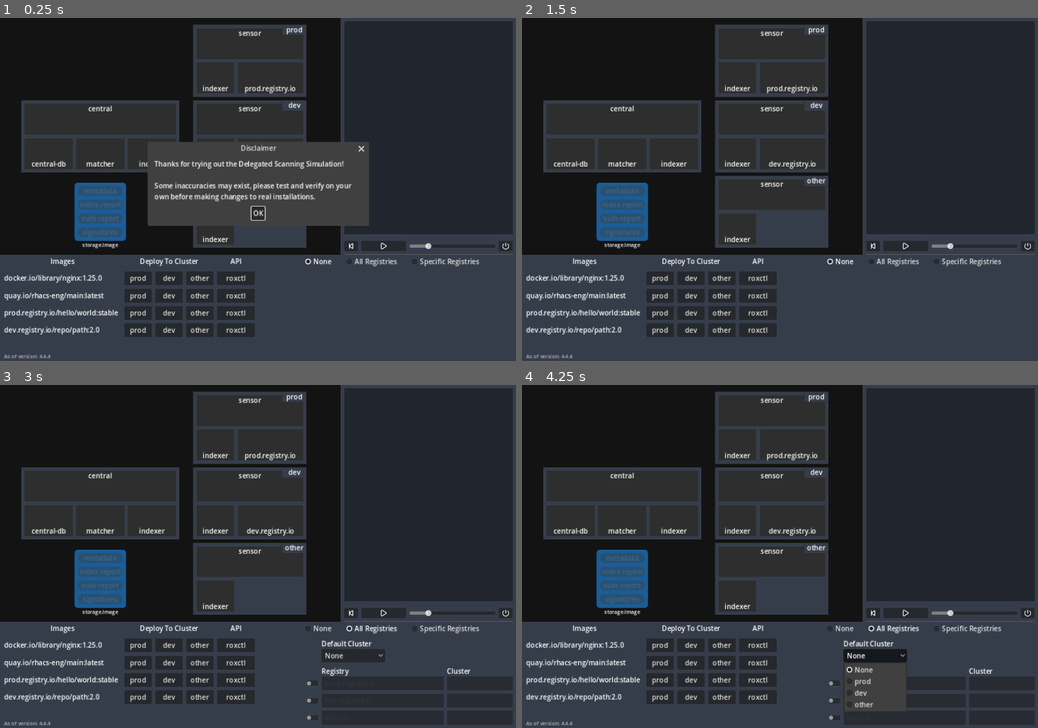
Above: before the commit, frames 1-4 (two rows, left to right).
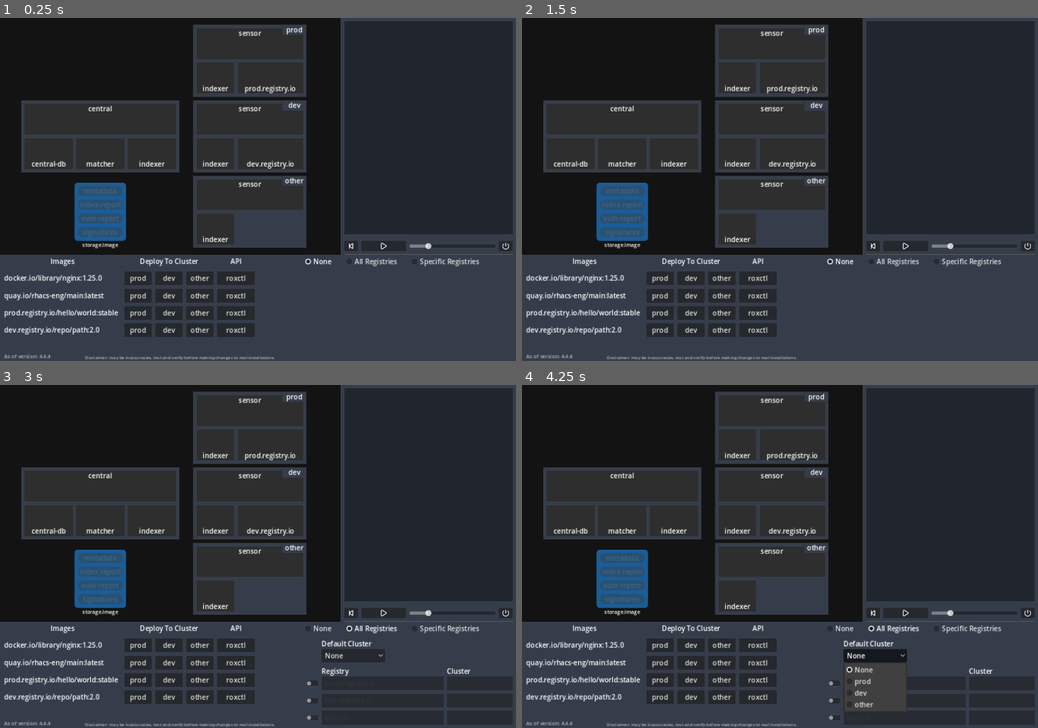
Above: after the commit, the same moments.

Repository: dcaravel/delegated-scanning-sim
Game: Godot game, scene res://arch.tscn
The game is run twice, just before and just after one commit, with the same random seed, the same clock (stepped at 60 frames per second) and the same inputs.
Inputs (mouse positions are in pixels of both pictures, inside the frame that each line leads up to):
- Up to frame 1 (0.25 s): no input
- Up to frame 2 (1.5 s): click (872, 244) at 0.5 s; click (780, 213) at 1.25 s, where only the run before the commit has a clickable "OK"
- Up to frame 3 (3 s): click "None" at 2 s; click "All Registries" at 2.75 s
- Up to frame 4 (4.25 s): click "None" at 3.5 s

The runs differ from the first frame. In frame 1, 5.9% of the frame differs, in the area x 16-72%, y 36-100%; in frame 2, 0.2%; in frame 3, 0.2%; in frame 4, 0.2%.
Error before the commit: Attempt to call function 'get_as_text' in base 'null instance' on a null instance. (res://arch.gd:823)
Error after the commit: Invalid access of index '-1' on a base object of type: 'Array[PathSegment]'. (res://arch.gd:273)

Commit message:
fix mem leak

Diff:
--- a/arch.gd
+++ b/arch.gd
@@ -73,9 +73,6 @@
 var last_log_letter:int = initial_log_letter
 
 func _ready():
-	if !_is_dialog_accepted():
-		$AcceptDialog.popup()
-
 	animationPlayers = [
 		null,
 		$ProdCluster/Registry/AnimationPlayer,
@@ -95,10 +92,12 @@
 		c.visible = true
 
 	c1Paths = $Paths/cPaths.duplicate()
+	c1Paths.name = "c1Paths"
 	c1Paths.position += $DevCluster.position - $ProdCluster.position
 	$Paths.add_child(c1Paths)
 
 	c2Paths = $Paths/cPaths.duplicate()
+	c2Paths.name = "c2Paths"
 	c2Paths.position += $OtherCluster.position - $ProdCluster.position
 	$Paths.add_child(c2Paths)
 
@@ -120,6 +119,7 @@
 
 func _rdot() -> Node:
 	var dot = Sprite2D.new()
+	dot.name = "_rdot"
 	dot.scale = Vector2(0.3, 0.3)
 	dot.modulate = Color(255, 0, 0, 1.0)
 	dot.texture = preload("res://assets/white-circle.png")
@@ -131,6 +131,7 @@
 
 func _pill(idx:int):
 	var pill:Node2D = Node2D.new()
+	pill.name = "pill" + str(idx)
 	var c = pill_scenes[idx].instantiate()
 	pill.add_child(c)
 	c.active=true
@@ -141,6 +142,7 @@
 
 func _docker_icon() -> Sprite2D:
 	var end_icon = Sprite2D.new()
+	end_icon.name = "_docker_icon"
 	end_icon.scale = Vector2(0.2, 0.2)
 	end_icon.position = Vector2(0, -5)
 	end_icon.texture = preload("res://assets/docker-mark-blue.png")
@@ -149,6 +151,7 @@
 
 func _dot() -> Node:
 	var dot = Sprite2D.new()
+	dot.name = "_dot"
 	dot.scale = Vector2(0.3, 0.3)
 	dot.modulate = Color(line_color.r, line_color.g, line_color.b, 1.0)
 	dot.texture = preload("res://assets/white-circle.png")
@@ -157,6 +160,7 @@
 
 func _image_status() -> ImageStatusMini:
 	var dupe = image_status_mini.instantiate()
+	dupe.name = "_image_status"
 	dupe.have_metadata = have_metadata
 	dupe.have_index_report = have_index_report
 	dupe.have_vuln_report = have_vuln_report
@@ -246,7 +250,7 @@
 		a.stop()
 
 	if !soft:
-		print_orphan_nodes()
+		print_tree_pretty()
 		all_path_segments = []
 		active_path = []
 		$BigCloud.visible = false
@@ -370,6 +374,7 @@
 	func c(p_name:String) -> PathSegment:
 		var n = base.get_node(p_name)
 		var ps = PathSegment.new(parent, n)
+		# ps.name = "PathSegment"
 		ps.wicon(dwicon)
 		ps.eicon(deicon)
 		ps.sicon(dsicon)
@@ -440,7 +445,7 @@
 	var scCentralDelegateError = SegCreator.new(self, $"Paths/central-delegate-error").wicon(_dot)
 	var scCentralToCluster = SegCreator.new(self, $"Paths/central-roxctl-to-cluster").wicon(_dot).trail(false)
 
-
+	print_orphan_nodes()
 	var path:Array[PathSegment] = []
 
 	var pathCentralMatch = [
@@ -455,23 +460,23 @@
 	var pathCentralScan = [
 		scCentralScan.c("a1").sicon(_dot),
 		scCentralScan.c("a2").eicon(_pillC(MD)).micon(_midIconCBC("Get metadata from registry"), 40),
-		scCentralScan.c("a2").reverse().eicon(_pillC(MD)).wicon(_pillC(MD)).onevent(_metadataCB),
+		scCentralScan.c("a2").reverse().eicon(_pillC(MD)).wicon(_pillC(MD)).onevent(_metadataCB).trail(false),
 		scCentralScan.c("a3"),
 		scCentralScan.c("a4").micon(_midIconCBC("Get index report from indexer"), 40),
 		scCentralScan.c("a5").eicon(_docker_icon).micon(_midIconCBC("Get layers from registry"), 40),
-		scCentralScan.c("a5").reverse().wicon(_docker_icon).eicon(_pillC(IR)),
-		scCentralScan.c("a4").reverse().wicon(_pillC(IR)).eicon(_pillC(IR)).onevent(_indexReportCB),
+		scCentralScan.c("a5").reverse().wicon(_docker_icon).eicon(_pillC(IR)).trail(false),
+		scCentralScan.c("a4").reverse().wicon(_pillC(IR)).eicon(_pillC(IR)).onevent(_indexReportCB).trail(false),
 		scCentralScan.c("a6"),
 		scCentralScan.c("a7").micon(_midIconCBC("Get vuln report from matcher"), 30),
 		scCentralScan.c("a7_1").micon(_midIconCBC("Get index report from indexer"), 30),
-		scCentralScan.c("a7_1").reverse().sicon(_pillC(IR)).wicon(_pillC(IR)),
-		scCentralScan.c("a7").reverse().sicon(_pillC(VR)).wicon(_pillC(VR)).eicon(_pillC(VR)).onevent(_vulnReportCB),
+		scCentralScan.c("a7_1").reverse().sicon(_pillC(IR)).wicon(_pillC(IR)).trail(false),
+		scCentralScan.c("a7").reverse().sicon(_pillC(VR)).wicon(_pillC(VR)).eicon(_pillC(VR)).onevent(_vulnReportCB).trail(false),
 		scCentralScan.c("a8"),
 		scCentralScan.c("a9").micon(_midIconCBC("Get image signature from registry"), 30),
-		scCentralScan.c("a9").reverse().sicon(_pillC(SIG)).wicon(_pillC(SIG)).eicon(_pillC(SIG)).onevent(_signatureCB),
+		scCentralScan.c("a9").reverse().sicon(_pillC(SIG)).wicon(_pillC(SIG)).eicon(_pillC(SIG)).onevent(_signatureCB).trail(false),
 		scCentralScan.c("a10").eicon(_dot),
 		scCentralScan.c("a11").wicon(_image_status).eicon(_image_status).micon(_midIconCBC("Store final image in DB"), 20),
-		scCentralScan.c("a11").reverse(),
+		scCentralScan.c("a11").reverse().trail(false),
 		scCentralScan.c("a12").wicon(_image_status).eicon(_dot),
 	]
 
@@ -485,7 +490,7 @@
 		## Scan In Central - Cannot reach Registry
 		scCentralError.c("a1").sicon(_dot),
 		scCentralError.c("a2").eicon(_errorC("", Constants.Pos.TOP)).onevent(regErrorAnimate).micon(_midIconCBC("Fail to get metadata from registry - unreachable"), 20),
-		scCentralError.c("a2").wicon(_rdot).reverse().eicon(_rdot).onevent(_errorStatusCB),
+		scCentralError.c("a2").wicon(_rdot).reverse().eicon(_rdot).onevent(_errorStatusCB).trail(false),
 		scCentralError.c("a3").eicon(_dot).wicon(_rdot),
 		scCentralError.c("a4").eicon(_image_status).wicon(_rdot).micon(_midIconCBC("Store scan with error in DB (if no existing image)"), 20),
 		scCentralError.c("a5").eicon(_dot),
@@ -494,15 +499,15 @@
 	var pathScanLocal = [
 		scScanLocal.c("a1").sicon(_dot).wicon(_dot),
 		scScanLocal.c("a2").eicon(_pillC(MD)).micon(_midIconCBC("Get metadata from registry"), 30),
-		scScanLocal.c("a2").wicon(_pillC(MD)).reverse().eicon(_pillC(MD)).onevent(_metadataCB),
+		scScanLocal.c("a2").wicon(_pillC(MD)).reverse().eicon(_pillC(MD)).onevent(_metadataCB).trail(false),
 		scScanLocal.c("a3"),
 		scScanLocal.c("a4").micon(_midIconCBC("Get index report from indexer"), 60),
 		scScanLocal.c("a5").eicon(_docker_icon).micon(_midIconCBC("Get layers from registry"), 30),
-		scScanLocal.c("a5").wicon(_docker_icon).eicon(_pillC(IR)).reverse(),
-		scScanLocal.c("a4").wicon(_pillC(IR)).eicon(_pillC(IR)).reverse().onevent(_indexReportCB),
+		scScanLocal.c("a5").wicon(_docker_icon).eicon(_pillC(IR)).reverse().trail(false),
+		scScanLocal.c("a4").wicon(_pillC(IR)).eicon(_pillC(IR)).reverse().onevent(_indexReportCB).trail(false),
 		scScanLocal.c("a6"),
 		scScanLocal.c("a7").eicon(_pillC(SIG)).micon(_midIconCBC("Get image signature from registry"), 70),
-		scScanLocal.c("a7").wicon(_pillC(SIG)).eicon(_pillC(SIG)).reverse().onevent(_signatureCB),
+		scScanLocal.c("a7").wicon(_pillC(SIG)).eicon(_pillC(SIG)).reverse().onevent(_signatureCB).trail(false),
 		scScanLocal.c("a8").eicon(_dot).micon(_midIconCBC("Send match request to central"), 24),
 
 		scEnd.c("a1"),
@@ -515,7 +520,7 @@
 		## Scan In Sensor - Cannot reach Registry
 		scScanLocalError.c("a1").sicon(_dot),
 		scScanLocalError.c("a2").eicon(_errorC("", Constants.Pos.TOP)).micon(_midIconCBC("Fail to get metadata from registry - unreachable"), 20),
-		scScanLocalError.c("a2").reverse().onevent(regErrorAnimate).eicon(_rdot),
+		scScanLocalError.c("a2").reverse().onevent(regErrorAnimate).eicon(_rdot).trail(false),
 		scScanLocalError.c("a3").wicon(_rdot).eicon(_dot).micon(_midIconCBC("Send failure to central"), 100),
 
 		scEnd.c("a1"),
@@ -611,15 +616,15 @@
 		path.append_array([
 			scScanCloud.c("a1").sicon(_dot).wicon(_dot),
 			scScanCloud.c("a2").eicon(_pillC(MD)).micon(_midIconCBC("Get metadata from registry"), 40),
-			scScanCloud.c("a2").wicon(_pillC(MD)).reverse().eicon(_pillC(MD)).onevent(_metadataCB),
+			scScanCloud.c("a2").wicon(_pillC(MD)).reverse().eicon(_pillC(MD)).onevent(_metadataCB).trail(false),
 			scScanCloud.c("a3"),
 			scScanCloud.c("a4").micon(_midIconCBC("Get index report from indexer"), 50),
 			scScanCloud.c("a5").eicon(_docker_icon).micon(_midIconCBC("Get layers from registry"), 40),
-			scScanCloud.c("a5").wicon(_docker_icon).eicon(_pillC(IR)).reverse(),
-			scScanCloud.c("a4").wicon(_pillC(IR)).eicon(_pillC(IR)).reverse().onevent(_indexReportCB),
+			scScanCloud.c("a5").wicon(_docker_icon).eicon(_pillC(IR)).reverse().trail(false),
+			scScanCloud.c("a4").wicon(_pillC(IR)).eicon(_pillC(IR)).reverse().onevent(_indexReportCB).trail(false),
 			scScanCloud.c("a6"),
 			scScanCloud.c("a7").eicon(_pillC(SIG)).micon(_midIconCBC("Get image signature from registry"), 80),
-			scScanCloud.c("a7").wicon(_pillC(SIG)).eicon(_pillC(SIG)).reverse().onevent(_signatureCB),
+			scScanCloud.c("a7").wicon(_pillC(SIG)).eicon(_pillC(SIG)).reverse().onevent(_signatureCB).trail(false),
 			scScanCloud.c("a8").eicon(_dot).micon(_midIconCBC("Send match request to central"), 24),
 
 			scEnd.c("a1"),
@@ -817,12 +822,3 @@
 	i.update_icon_text(_get_next_log_letter())
 	_add_log_entry(_get_last_log_letter(), p_text)
 	return i
-
-func _is_dialog_accepted() -> bool:
-	var file = FileAccess.open("user://dialog_accepted.dat", FileAccess.READ)
-	var content = file.get_as_text()
-	return content == "true"
-
-func _on_accept_dialog_confirmed():
-	var file = FileAccess.open("user://dialog_accepted.dat", FileAccess.WRITE)
-	file.store_string("true")
--- a/arch.tscn
+++ b/arch.tscn
@@ -26,6 +26,10 @@
 
 [sub_resource type="LabelSettings" id="LabelSettings_rk3k5"]
 font_size = 12
+font_color = Color(0.712129, 0.712129, 0.712129, 1)
+
+[sub_resource type="LabelSettings" id="LabelSettings_fntr6"]
+font_size = 10
 font_color = Color(0.712129, 0.712129, 0.712129, 1)
 
 [sub_resource type="StyleBoxEmpty" id="StyleBoxEmpty_rgmtv"]
@@ -788,6 +792,17 @@
 label_settings = SubResource("LabelSettings_rk3k5")
 vertical_alignment = 2
 
+[node name="Disclaimer" type="Label" parent="."]
+layout_mode = 0
+offset_left = 152.0
+offset_top = 776.0
+offset_right = 683.0
+offset_bottom = 799.0
+text = "Disclaimer: may be inaccuracies, test and verify before making changes to real installations."
+label_settings = SubResource("LabelSettings_fntr6")
+horizontal_alignment = 1
+vertical_alignment = 2
+
 [node name="ImageStatusZoomed" parent="." instance=ExtResource("8_6wjqu")]
 layout_mode = 0
 offset_left = 172.0
@@ -1186,21 +1201,6 @@
 
 [node name="a1" type="Path2D" parent="Paths/central-from-sensor-start"]
 curve = SubResource("Curve2D_cfslr")
-
-[node name="AcceptDialog" type="AcceptDialog" parent="."]
-mode = 2
-title = "Disclaimer"
-initial_position = 2
-size = Vector2i(500, 158)
-visible = true
-unresizable = true
-always_on_top = true
-popup_window = true
-dialog_text = "Thanks for trying out the Delegated Scanning Simulation!
-
-Some inaccuracies may exist, please test and verify on your own before making changes to real installations."
-dialog_close_on_escape = false
-dialog_autowrap = true
 
 [connection signal="toggled" from="EnabledForRadios/NoneRadio" to="." method="_on_none_radio_toggled"]
 [connection signal="toggled" from="EnabledForRadios/AllRegistriesRadio" to="." method="_on_all_registries_radio_toggled"]
@@ -1225,4 +1225,3 @@
 [connection signal="pressed" from="FlowControls/PausePlayButton" to="." method="_on_pause_play_button_pressed"]
 [connection signal="pressed" from="FlowControls/BackStepButton" to="." method="_on_back_step_button_pressed"]
 [connection signal="value_changed" from="FlowControls/SpeedSlider" to="." method="_on_speed_slider_value_changed"]
-[connection signal="confirmed" from="AcceptDialog" to="." method="_on_accept_dialog_confirmed"]
--- a/log_panel.gd
+++ b/log_panel.gd
@@ -15,7 +15,9 @@
 
 	var el = %LogEntries
 	if el.get_child_count() > 0:
-		el.add_child(HSeparator.new())
+		var sep = HSeparator.new()
+		sep.name = "LogPanel-HSeparator"
+		el.add_child(sep)
 
 	el.add_child(le)
 
--- a/project.godot
+++ b/project.godot
@@ -19,6 +19,10 @@
 
 driver/driver="Dummy"
 
+[autoload]
+
+Global="res://scripts/constants.gd"
+
 [display]
 
 window/size/viewport_width=1200
--- a/scripts/constants.gd
+++ b/scripts/constants.gd
@@ -1,3 +1,4 @@
+extends RefCounted
 class_name Constants
 
 enum Event {START, END, RESET}
--- a/scripts/path_segment.gd
+++ b/scripts/path_segment.gd
@@ -1,4 +1,4 @@
-extends Node
+extends RefCounted
 class_name PathSegment
 
 const blah = preload("res://arch.gd")
@@ -43,6 +43,7 @@
 	path = p_path
 
 	path_follow = PathFollow2D.new()
+	path_follow.name = "PathSegment-PathFollow2D"
 	path_follow.rotates = false
 	path.add_child(path_follow)
 
@@ -56,10 +57,8 @@
 
 func reset(hard:bool=true):
 	if reverse_dir:
-		path_follow.progress_ratio = 1
 		inner_progress=path.curve.get_baked_length()
 	else:
-		path_follow.progress_ratio = 0
 		inner_progress=0
 
 	if start_icon != null:
@@ -93,6 +92,11 @@
 	started_walk = false
 
 	if hard:
+		if path_follow != null:
+			path.remove_child(path_follow)
+			path_follow.queue_free()
+			path_follow = null
+
 		_callback(Constants.Event.RESET)
 
 func _callback(p_event:Constants.Event):
@@ -105,6 +109,12 @@
 func walk(delta) -> bool:
 	if !started_walk:
 		reset(false)
+		if path_follow == null:
+			path_follow = PathFollow2D.new()
+			path_follow.name = "PathSegment-PathFollow2D"
+			path_follow.rotates = false
+			path.add_child(path_follow)
+
 		if !start_icon_creator.is_null():
 			start_icon = start_icon_creator.call()
 			start_icon.position = _cur_path_pos()
@@ -116,6 +126,7 @@
 			for i in range(0,path.curve.point_count-1):
 				var start = path.curve.get_point_position(i)
 				var l = Line2D.new()
+				l.name="PathSegment-Line2D"
 				l.width = 2
 				if !use_alt_color:
 					l.default_color=parent.line_color
@@ -126,6 +137,7 @@
 				path.add_child(l)
 				lines.append(l)
 
+
 		_callback(Constants.Event.START)
 
 		started_walk = true
@@ -138,7 +150,7 @@
 	if done:
 		path_follow.remove_child(icon)
 		icon.queue_free()
-		icon == null
+		icon = null
 		_callback(Constants.Event.END)
 		if !end_icon_creator.is_null() && !end_icon:
 			end_icon = end_icon_creator.call()
Not shown: 1 places in arch.tscn that only renumber resources
